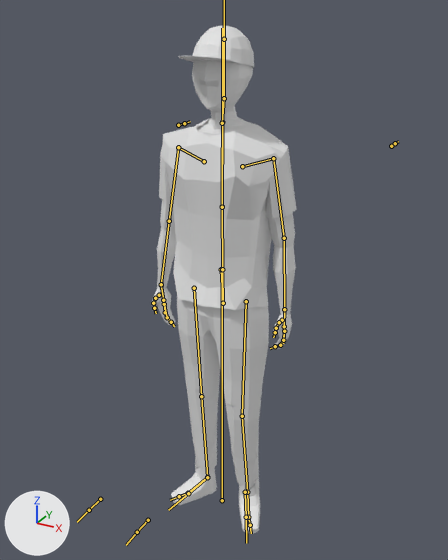
Renders of the FBX model Assets/fbx/skater.fbx from each side of a commit.
One viewpoint serves both versions: a 50 mm camera at (0.935, -1.687, 1.813) aimed at (-0.001, 0.014, 0.963). Every picture has the same lights, and +X, +Y and +Z are marked at lower left. Both versions are drawn at frame 55 of the action 'Armature|Idle'; the numbers are the values there. The bones that bend it are drawn over the model as lines.

The first picture shows 'BodyMesh', 'Pants', 'Shirt', 'ShoeLeft', 'ShoeRight', 'Shorts', 'TruckerHat'.
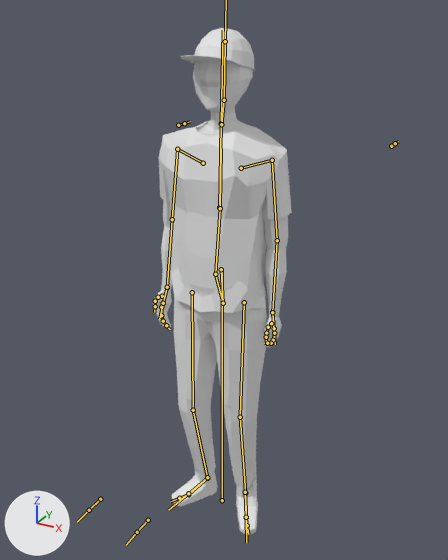
Commit message: skater idles now

Pixel boxes [x1, y1, x2, y2] of what changed, in the pictures (448 x 560 px):
```json
{"object": "Shirt", "change": "posed", "before": [159, 117, 297, 310], "after": [159, 120, 291, 313]}
{"object": "Pants", "change": "posed", "before": [177, 296, 263, 488], "after": [174, 278, 260, 488]}
{"object": "BodyMesh", "change": "posed", "before": [152, 60, 296, 489], "after": [153, 61, 288, 490], "on screen": "6% narrower"}
{"object": "Shorts", "change": "posed", "before": [187, 307, 269, 406], "after": [180, 277, 267, 407]}
{"object": "TruckerHat", "change": "posed", "before": [178, 26, 254, 68], "after": [180, 28, 254, 71]}
{"object": "ShoeRight", "change": "posed", "before": [171, 457, 217, 505], "after": [172, 465, 218, 507]}
{"object": "ShoeLeft", "change": "posed", "before": [239, 476, 260, 534], "after": [236, 474, 258, 534]}
{"bone": "Hips", "before": "(223, 303) to (222, 272)", "after": "(223, 303) to (216, 276)"}
{"bone": "Spine", "before": "(222, 269) to (222, 207)", "after": "(215, 274) to (220, 208)"}
{"bone": "Ribs", "before": "(222, 207) to (222, 147)", "after": "(220, 208) to (221, 148)"}
{"bone": "ArmUpper.L", "before": "(273, 158) to (284, 238)", "after": "(272, 160) to (277, 240)"}
{"bone": "Hand.L", "before": "(284, 309) to (284, 325)", "after": "(272, 312) to (273, 327)"}
{"bone": "Finger1.L", "before": "(284, 331) to (283, 340)", "after": "(274, 333) to (273, 340)"}
{"bone": "Finger2.L", "before": "(283, 340) to (280, 345)", "after": "(273, 340) to (271, 343)"}
{"bone": "ArmUpper.R", "before": "(178, 147) to (169, 221)", "after": "(177, 149) to (172, 219)"}
{"bone": "ArmLower.R", "before": "(169, 221) to (161, 285)", "after": "(172, 219) to (167, 287)"}
{"bone": "Hand.R", "before": "(161, 285) to (163, 299)", "after": "(167, 287) to (163, 302)"}
{"bone": "Finger1.R", "before": "(164, 304) to (165, 312)", "after": "(161, 307) to (161, 315)"}
{"bone": "LegUpper.L", "before": "(246, 301) to (242, 416)", "after": "(244, 302) to (240, 417)"}
{"bone": "LegUpper.R", "before": "(194, 288) to (201, 396)", "after": "(192, 292) to (193, 410)"}
{"bone": "LegLower.R", "before": "(201, 396) to (207, 477)", "after": "(193, 410) to (207, 478)"}
{"bone": "Foot.R", "before": "(207, 477) to (188, 493)", "after": "(207, 478) to (188, 494)"}
```

The change, as JSON lines over the scene's bpy script:
```json
{"block": "bone_hips", "where": "bone_hips = bpy.data.objects['Armature'].pose.bones['Hips']  # child of 'HipController'"}
{"op": "set", "path": "bone_hips.rotation_quaternion", "old": "(1.0, -0.011, 0.0, -0.014)", "new": "(0.993, 0.114, 0.0, 0.02)", "note": "degrees (-1, 0, -2) -> degrees (13, 0, 2)"}
{"block": "bone_spine", "where": "bone_spine = bpy.data.objects['Armature'].pose.bones['Spine']  # child of 'Hips'"}
{"op": "set", "path": "bone_spine.rotation_quaternion", "old": "(1.0, 0.02, 0.0, 0.0)", "new": "(0.983, -0.183, 0.001, -0.034)", "note": "degrees (2, 0, 0) -> degrees (-21, -1, -4)"}
{"block": "bone_ribs", "where": "bone_ribs = bpy.data.objects['Armature'].pose.bones['Ribs']  # child of 'Spine'"}
{"op": "set", "path": "bone_ribs.rotation_quaternion", "old": "(1.0, -0.007, -0.001, 0.013)", "new": "(0.999, 0.05, 0.007, 0.012)", "note": "degrees (-1, 0, 2) -> degrees (6, 1, 1)"}
{"block": "bone_armupper_l", "where": "bone_armupper_l = bpy.data.objects['Armature'].pose.bones['ArmUpper.L']  # child of 'Shoulder.L'"}
{"op": "set", "path": "bone_armupper_l.rotation_quaternion", "old": "(0.701, -0.558, -0.315, 0.314)", "new": "(0.683, -0.576, -0.32, 0.315)", "note": "degrees (-80, -5, 53) -> degrees (-82, -4, 53)"}
{"block": "bone_hand_l", "where": "bone_hand_l = bpy.data.objects['Armature'].pose.bones['Hand.L']  # child of 'ArmLower.L'"}
{"op": "set", "path": "bone_hand_l.rotation_quaternion", "old": "(0.892, -0.041, 0.441, -0.089)", "new": "(0.899, 0.039, 0.435, -0.011)", "note": "degrees (-14, 51, -18) -> degrees (6, 52, 1)"}
{"block": "bone_finger1_l", "where": "bone_finger1_l = bpy.data.objects['Armature'].pose.bones['Finger1.L']  # child of 'Hand.L'"}
{"op": "set", "path": "bone_finger1_l.rotation_quaternion", "old": "(1.0, 0.0, 0.0, 0.0)", "new": "(0.986, -0.137, 0.02, 0.097)", "note": "degrees (0, 0, 0) -> degrees (-15, 4, 11)"}
{"block": "bone_finger2_l", "where": "bone_finger2_l = bpy.data.objects['Armature'].pose.bones['Finger2.L']  # child of 'Finger1.L'"}
{"op": "set", "path": "bone_finger2_l.rotation_quaternion", "old": "(0.978, -0.211, 0.0, 0.0)", "new": "(0.986, -0.137, 0.02, 0.097)", "note": "degrees (-24, 0, 0) -> degrees (-15, 4, 11)"}
{"block": "bone_armupper_r", "where": "bone_armupper_r = bpy.data.objects['Armature'].pose.bones['ArmUpper.R']  # child of 'Shoulder.R'"}
{"op": "set", "path": "bone_armupper_r.rotation_quaternion", "old": "(0.709, -0.585, 0.317, -0.233)", "new": "(0.716, -0.537, 0.311, -0.32)", "note": "degrees (-83, 10, -45) -> degrees (-77, 6, -53)"}
{"block": "bone_armlower_r", "where": "bone_armlower_r = bpy.data.objects['Armature'].pose.bones['ArmLower.R']  # child of 'ArmUpper.R'"}
{"op": "set", "path": "bone_armlower_r.rotation_quaternion", "old": "(1.0, -0.029, -0.002, 0.001)", "new": "(0.982, -0.186, -0.001, 0.019)", "note": "degrees (-3, 0, 0) -> degrees (-21, 0, 2)"}
{"block": "bone_hand_r", "where": "bone_hand_r = bpy.data.objects['Armature'].pose.bones['Hand.R']  # child of 'ArmLower.R'"}
{"op": "set", "path": "bone_hand_r.rotation_quaternion", "old": "(0.914, -0.163, -0.367, -0.048)", "new": "(0.9, -0.013, -0.42, 0.115)", "note": "degrees (-21, -43, 3) -> degrees (-11, -49, 19)"}
{"block": "bone_finger1_r", "where": "bone_finger1_r = bpy.data.objects['Armature'].pose.bones['Finger1.R']  # child of 'Hand.R'"}
{"op": "set", "path": "bone_finger1_r.rotation_quaternion", "old": "(1.0, 0.0, 0.0, 0.0)", "new": "(0.99, -0.143, 0.0, 0.0)", "note": "degrees (0, 0, 0) -> degrees (-16, 0, 0)"}
{"block": "bone_legupper_l", "where": "bone_legupper_l = bpy.data.objects['Armature'].pose.bones['LegUpper.L']  # child of 'Hips'"}
{"op": "set", "path": "bone_legupper_l.rotation_quaternion", "old": "(1.0, -0.013, -0.012, -0.022)", "new": "(0.991, -0.134, 0.004, 0.02)", "note": "degrees (-1, -1, -2) -> degrees (-15, 1, 2)"}
{"block": "bone_legupper_r", "where": "bone_legupper_r = bpy.data.objects['Armature'].pose.bones['LegUpper.R']  # child of 'Hips'"}
{"op": "set", "path": "bone_legupper_r.rotation_quaternion", "old": "(1.0, 0.02, 0.0, -0.005)", "new": "(0.984, -0.177, 0.017, 0.01)", "note": "degrees (2, 0, -1) -> degrees (-20, 2, 1)"}
{"block": "bone_leglower_r", "where": "bone_leglower_r = bpy.data.objects['Armature'].pose.bones['LegLower.R']  # child of 'LegUpper.R'"}
{"op": "set", "path": "bone_leglower_r.rotation_quaternion", "old": "(1.0, -0.02, 0.004, -0.016)", "new": "(0.99, 0.138, 0.002, 0.007)", "note": "degrees (-2, 0, -2) -> degrees (16, 0, 1)"}
{"block": "bone_foot_r", "where": "bone_foot_r = bpy.data.objects['Armature'].pose.bones['Foot.R']  # child of 'LegLower.R'"}
{"op": "set", "path": "bone_foot_r.rotation_quaternion", "old": "(1.0, -0.007, -0.012, -0.002)", "new": "(0.997, 0.067, 0.028, 0.039)", "note": "degrees (-1, -1, 0) -> degrees (8, 3, 5)"}
```
